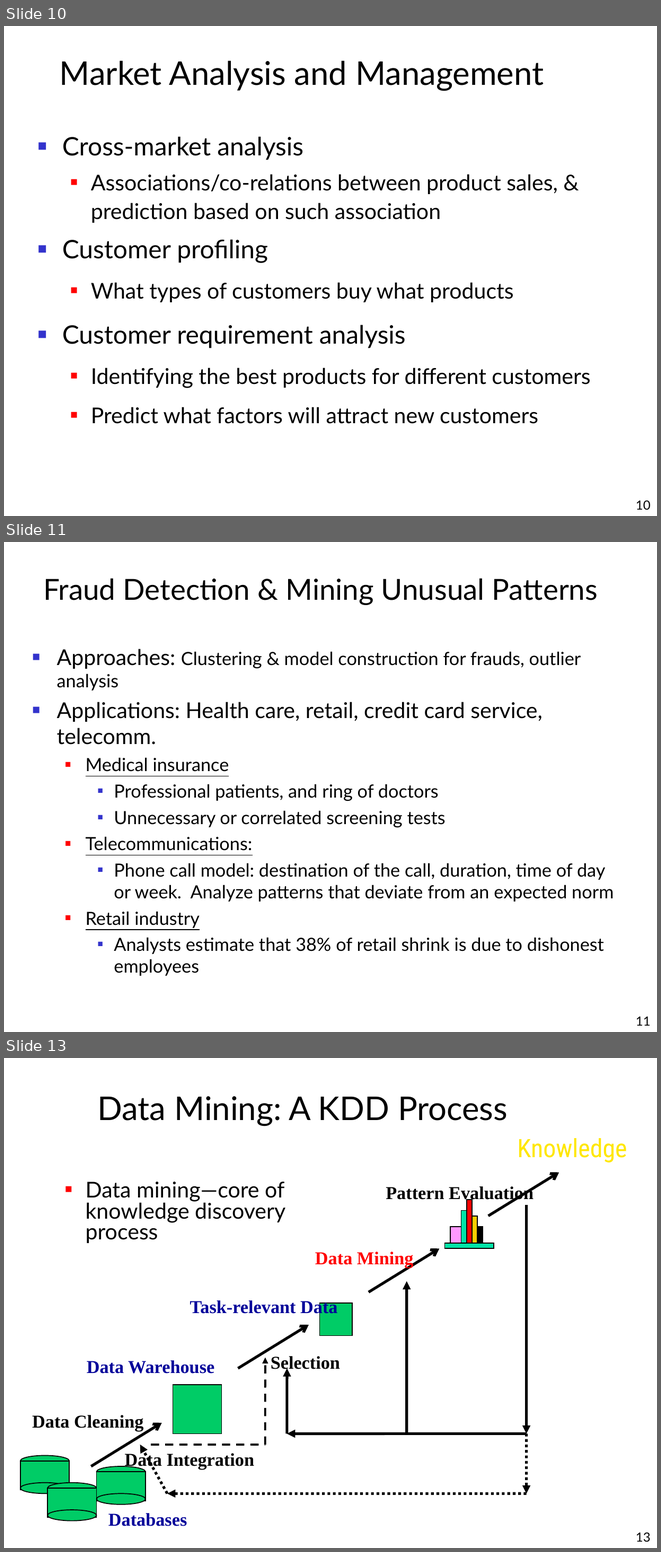
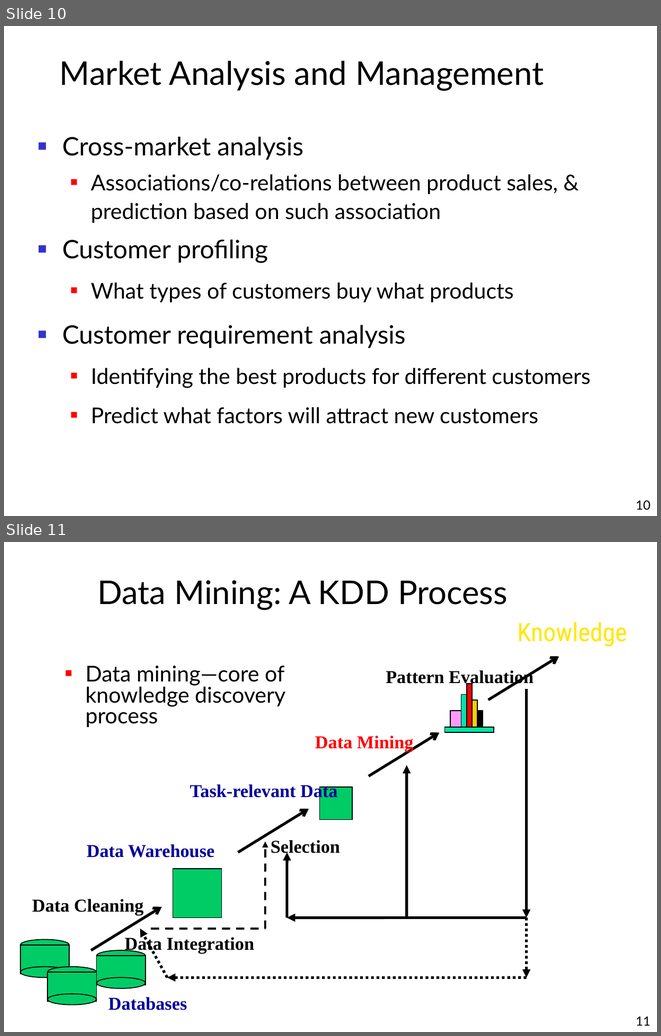
Before and after one commit to alaagamal98/web-based-his, a slide deck: Presentation/Data Mining.ppt. Shown one above the other, each under a label of ours: slides 10, 11 and 13 before the commit, slides 10 and 11 after it; the slides between them are not shown. The pictures are 661x1552 and 661x1036 pixels, drawn with LibreOffice and Linux fonts; fonts in the diff are those of the drawing; background and template pictures are left out. Boxes give left, top, right and bottom in pixels: in the first picture for what was removed or moved away, otherwise in the second. Text is boxed around its words. In the diff, an @@ line names an element or a change of style, - is before the commit and + after.

```diff
--- a/Presentation/Data Mining.ppt
+++ b/Presentation/Data Mining.ppt
@@ slide 11 removed at [4, 542, 657, 1032], background #FFFFFF @@
@@ title removed at [43, 578, 598, 605] @@
-Fraud Detection & Mining Unusual Patterns
@@ text removed at [57, 649, 614, 976] @@
-■ Approaches: Clustering & model construction for frauds, outlier analysis
-■ Applications: Health care, retail, credit card service, telecomm.
-  ■ Medical insurance
-    ■ Professional patients, and ring of doctors
-    ■ Unnecessary or correlated screening tests
-  ■ Telecommunications:
-    ■ Phone call model: destination of the call, duration, time of day or week. Analyze patterns that deviate from an expected norm
-  ■ Retail industry
-    ■ Analysts estimate that 38% of retail shrink is due to dishonest employees
@@ page number removed at [636, 1016, 651, 1025] @@
-11
@@ what was slide 13 is now slide 11 @@
@@ page number at [636, 1016, 651, 1025]: text changed @@
-13
+11
```
Also in this commit, not shown: 4 slides changed, 6 other slides removed, 1 other file.
